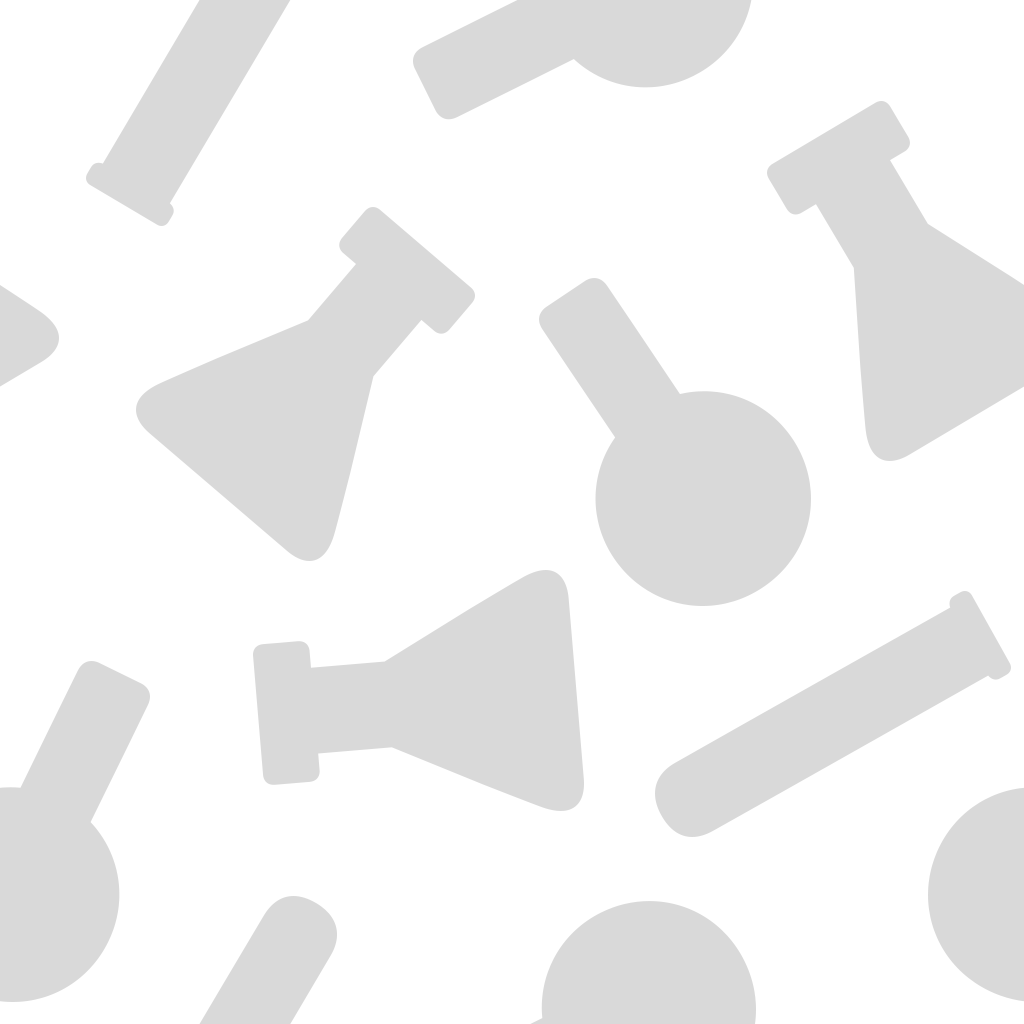
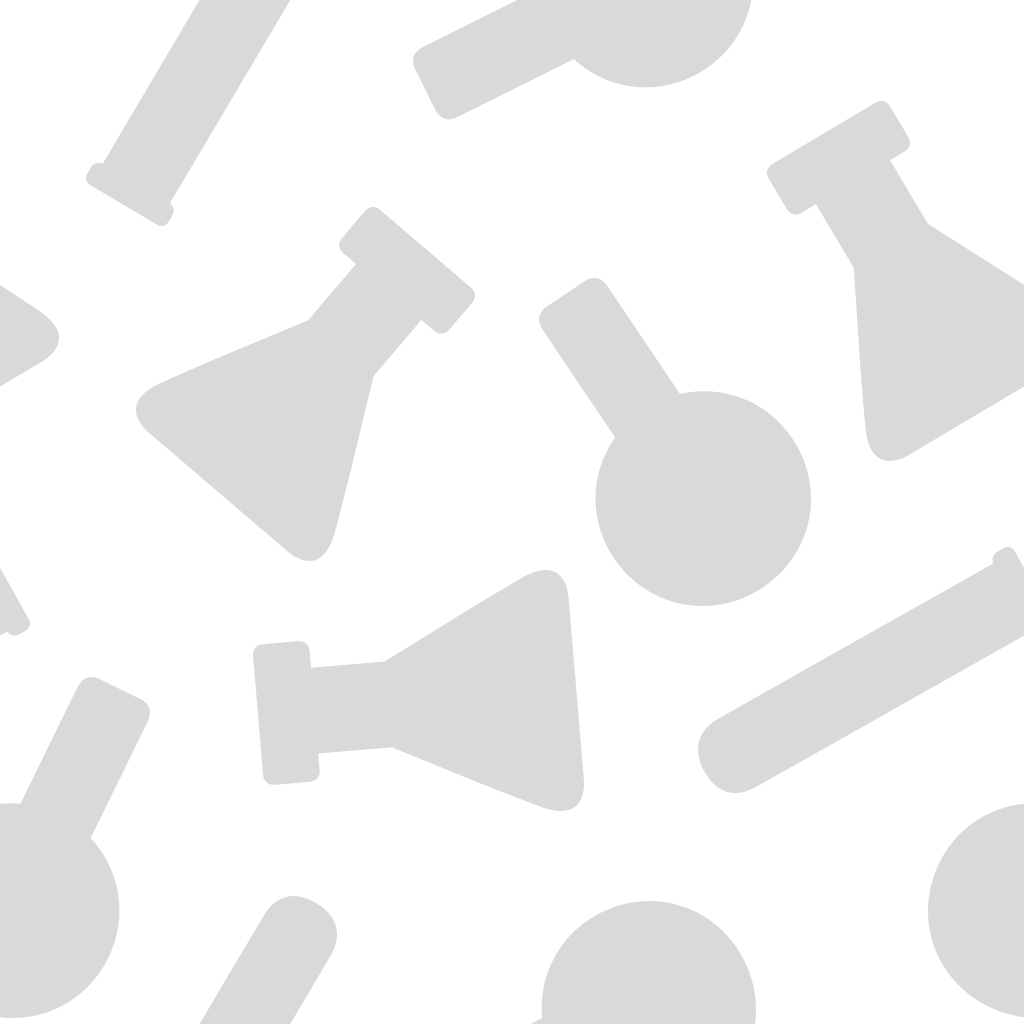
Layered file, before and after one edit (w=1024, h=1024). Changes by layer:
added layer "레이어 2 사본" above "레이어 2" over [0, 568, 30, 636]
added layer "레이어 2" above "pattern" over [698, 547, 1024, 793]
painted on "pattern" over [0, 591, 1024, 1018]
